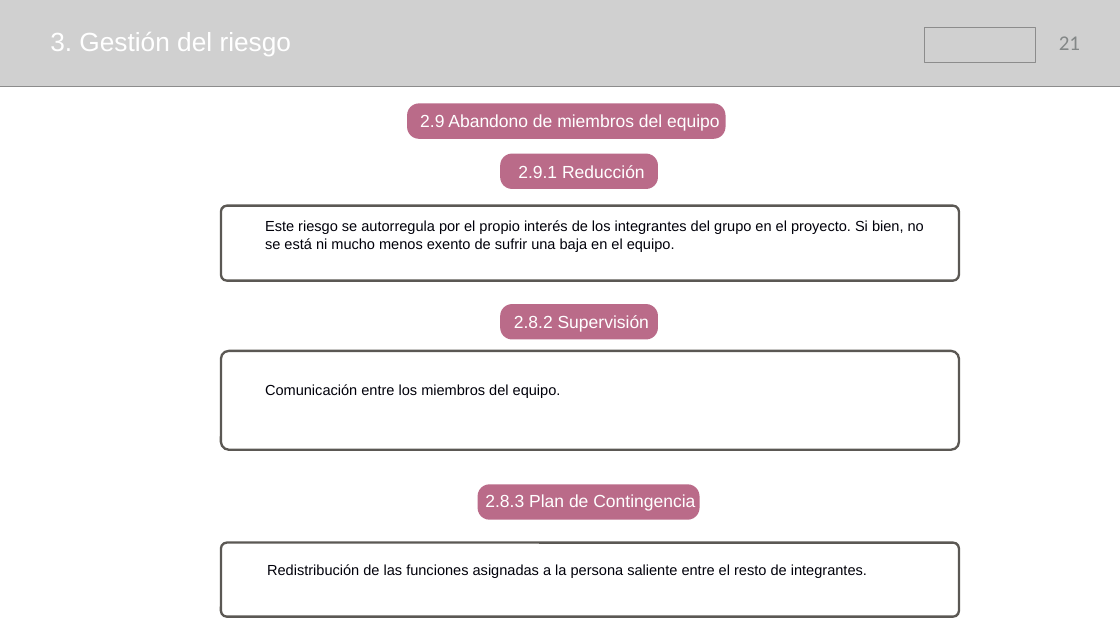
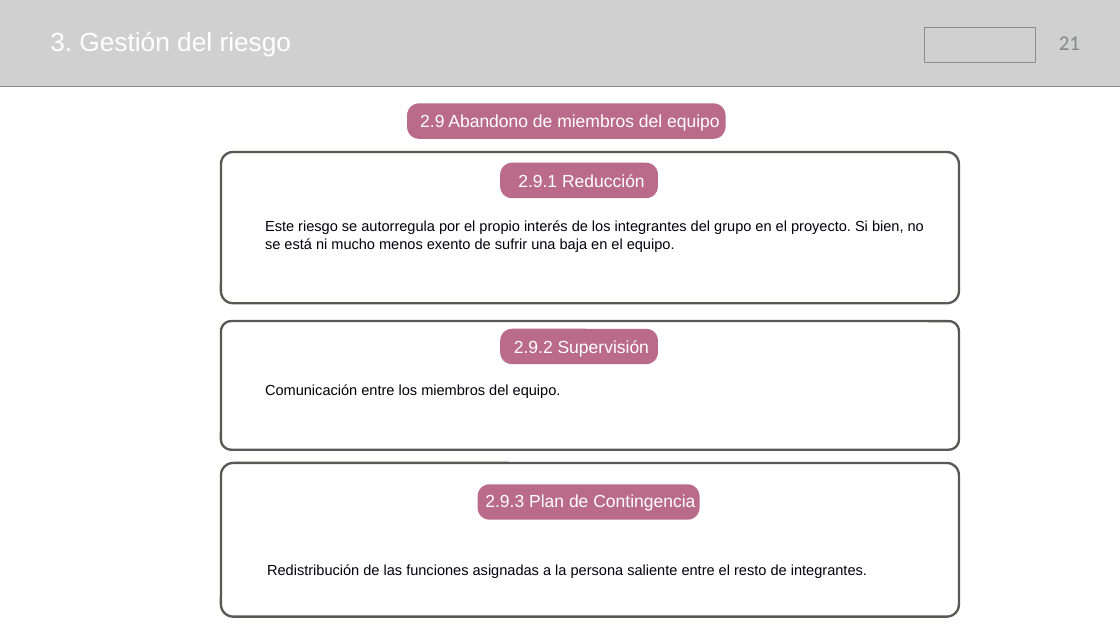
Before and after one commit to samusolo/iDoctor, a slide deck: slide 21 of Plan de proyecto.pptx. Drawn at 1120x630 pixels with LibreOffice and Linux fonts; fonts in the diff are those of the drawing; grey boxes stand for pictures. Boxes give left, top, right and bottom in pixels: in the first picture for what was removed or moved away, otherwise in the second. Text is boxed around its words. In the diff, an @@ line names an element or a change of style, - is before the commit and + after.

```diff
--- a/Plan de proyecto.pptx
+++ b/Plan de proyecto.pptx
@@ rounded rectangle: place and size @@
-rounded rectangle at [221,206,959,281]
+rounded rectangle at [221,152,959,303]
@@ rounded rectangle: place and size @@
-rounded rectangle at [500,154,658,189]
+rounded rectangle at [500,163,658,198]
@@ text "2.9.1 Reducción": place and size @@
-text "2.9.1 Reducción" at [518,165,645,178]
+text "2.9.1 Reducción" at [518,174,645,187]
@@ rounded rectangle: place and size @@
-rounded rectangle at [221,351,959,450]
+rounded rectangle at [221,321,959,450]
@@ rounded rectangle: place and size @@
-rounded rectangle at [500,304,658,339]
+rounded rectangle at [500,329,658,364]
@@ text at [514,340,649,357]: text changed @@
-  2.8.2 Supervisión
+  2.9.2 Supervisión
@@ rounded rectangle: place and size @@
-rounded rectangle at [221,543,959,616]
+rounded rectangle at [221,463,959,616]
@@ text at [485,494,695,511]: text changed @@
-  2.8.3 Plan de Contingencia
+  2.9.3 Plan de Contingencia
```
Also in this commit, not shown: 11 other slides changed, 2 slides added, 1 other file.
